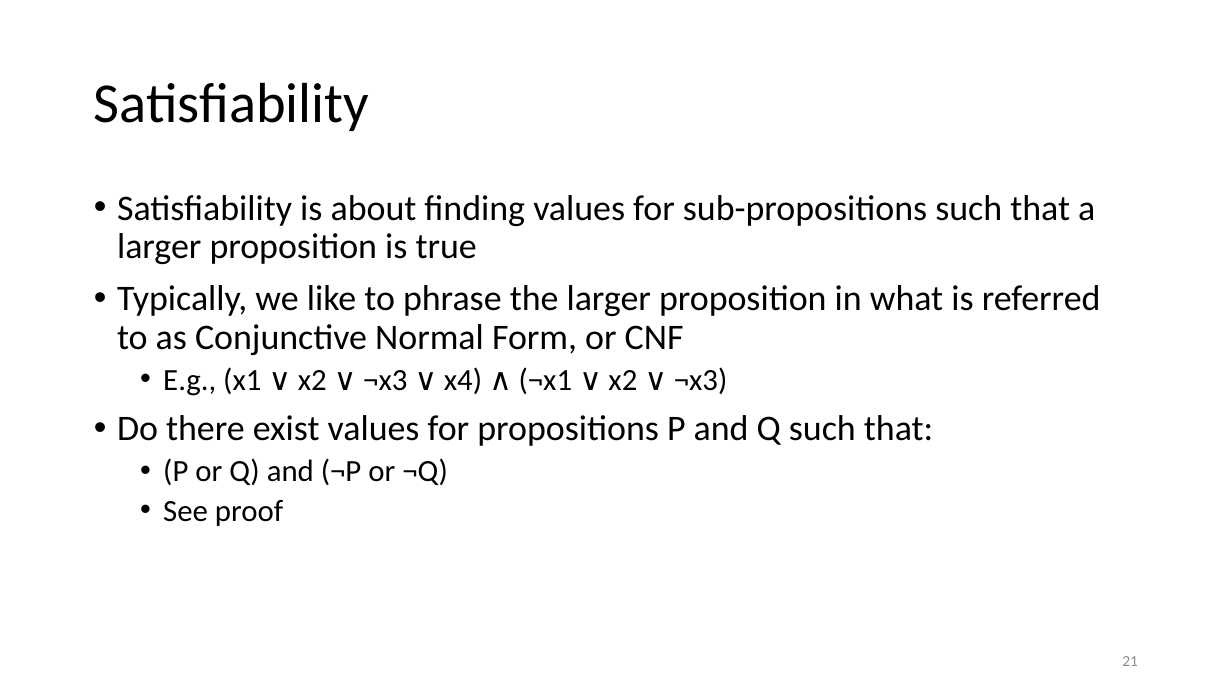
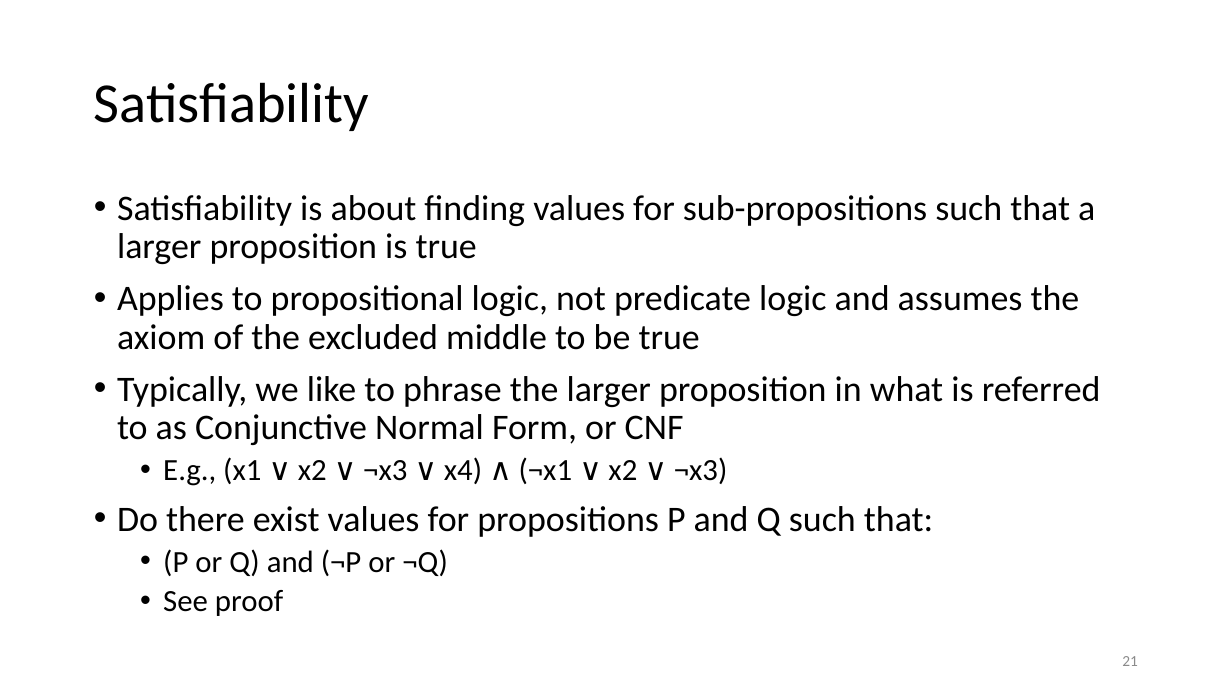
Before and after one commit to kevinsullivan/cs-dm, a slide deck: slide 21 of 11_Existential_Quantification/Exists.pptx. Drawn at 1232x693 pixels with LibreOffice and Linux fonts; fonts in the diff are those of the drawing. Boxes give left, top, right and bottom in pixels: in the first picture for what was removed or moved away, otherwise in the second. Text is boxed around its words. In the diff, an @@ line names an element or a change of style, - is before the commit and + after.

Commit message:
Updated slides

```diff
--- a/11_Existential_Quantification/Exists.pptx
+++ b/11_Existential_Quantification/Exists.pptx
@@ text at (117,285,1080,350): paragraph added @@
+• Applies to propositional logic, not predicate logic and assumes the axiom of the excluded middle to be true
```
